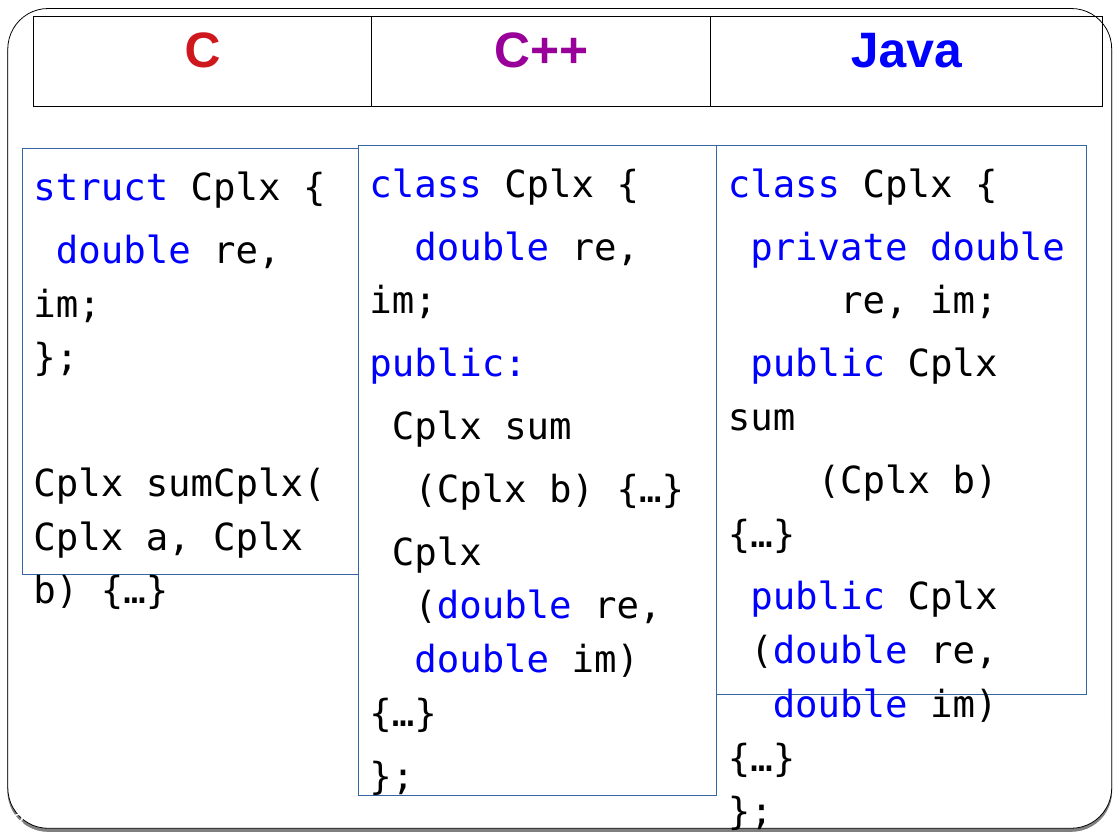
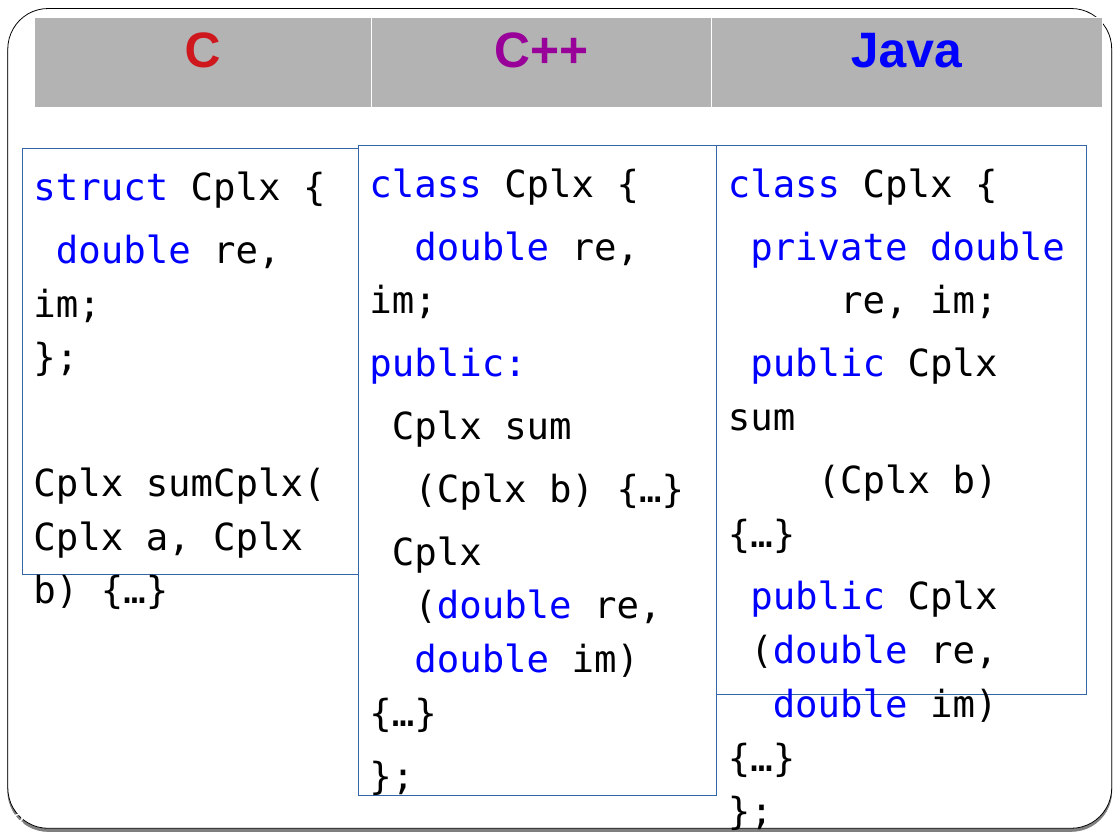
Before and after one commit to cpp-at-ariel/cpp-5779, a slide deck: slide 8 of 02-classes-constructors-destructors/slides-1-classes.odp. Drawn at 1120x840 pixels with LibreOffice and Linux fonts; fonts in the diff are those of the drawing. Boxes give left, top, right and bottom in pixels: in the first picture for what was removed or moved away, otherwise in the second. Text is boxed around its words. In the diff, an @@ line names an element or a change of style, - is before the commit and + after.

```diff
--- a/02-classes-constructors-destructors/slides-1-classes.odp
+++ b/02-classes-constructors-destructors/slides-1-classes.odp
@@ table at (34,17,1102,106) @@
@@ fill none to #B3B3B3 in row 1 @@
@@ borders changed @@
```
Also in this commit, not shown: 3 other slides changed, 23 other files.
